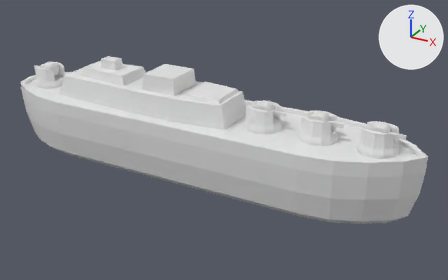
The Blender file FreeWill/assets/models/battle_ship.blend, before and after one commit.
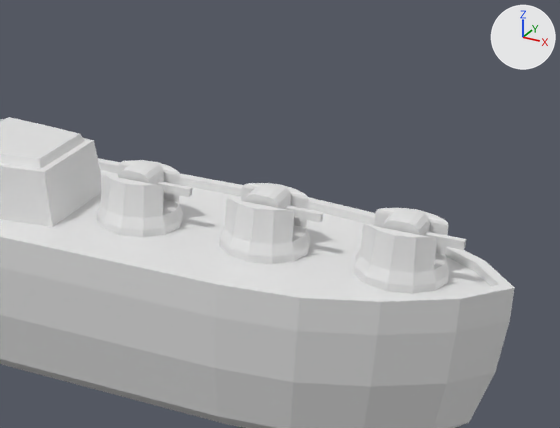
The first picture shows the older version from a camera (50 mm lens) standing at (6.19, -9.87, 5.21) and looking at (0.67, 0.16, 0.2). The close-ups show the older and then the newer version on the part from 45% to 100% of the width and 11% to 78% of the height of that picture. Only the edits that show in the close-ups are written down. Every picture has the same lights, and +X, +Y and +Z are marked at upper right.
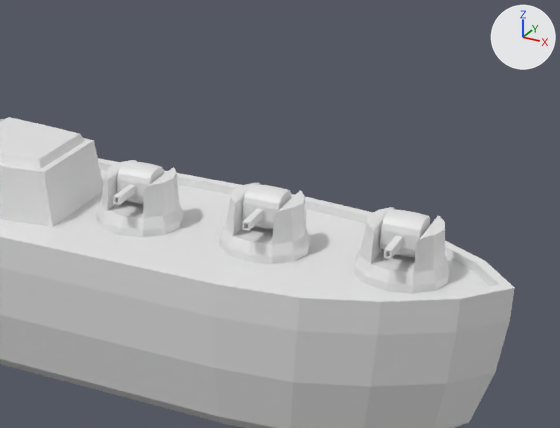
Location of each change, [x1, y1, x2, y2] in pixels of the close-ups (560 x 428 px; the box of a moved part takes in the faces that stretch with it):
'Cannon.002', turned: before [354, 208, 449, 294]; after [354, 207, 449, 294]
'Cube.004', turned: before [382, 208, 466, 250]; after [380, 209, 430, 259]
'Cube.003', turned: before [244, 183, 323, 222]; after [242, 184, 291, 231]
'Cube.002', turned: before [118, 160, 192, 197]; after [113, 161, 164, 205]
part 1 of me_circle, moved or reshaped: [101, 160, 183, 231] in both
part 2 of me_circle_001, moved or reshaped: before [226, 183, 310, 258]; after [228, 183, 310, 258]

What changed in the scene script:
```text
Change me_circle:
    where me_circle.from_pydata(...)  # 193 vertices, 112 faces; spans x -1.0..1.0, y -1.0..1.0, z 0.0..1.25
    used by ob_cannon; location = (1.6, 0.0, 0.7); scale = (0.36, 0.36, 0.36)
    me_circle part 1: the whole mesh is turned 90 degrees about the z axis through its middle
Change me_circle_001:
    where me_circle_001.from_pydata(...)  # 193 vertices, 112 faces; spans x -1.0..1.0, y -1.0..1.0, z 0.0..1.25
    used by ob_cannon_001; location = (2.7, 0.0, 0.7); scale = (0.36, 0.36, 0.36)
    me_circle_001 part 2: the whole mesh is turned 90 degrees about the z axis through its middle
Change me_circle_002:
    where me_circle_002.from_pydata(...)  # 193 vertices, 112 faces; spans x -1.0..1.0, y -1.0..1.0, z 0.0..1.25
    used by ob_cannon_002; location = (3.8, 0.0, 0.7); scale = (0.36, 0.36, 0.36)
    me_circle_002 part 3: the whole mesh is turned 90 degrees about the z axis through its middle
Change ob_cube_002:
    ob_cube_002.rotation_euler: (0.0, 0.0, 0.0) -> (0.0, 0.0, -1.571)  # degrees (0, 0, 0) -> degrees (0, 0, -90)
Change ob_cube_003:
    ob_cube_003.rotation_euler: (0.0, 0.0, 0.0) -> (0.0, 0.0, -1.571)  # degrees (0, 0, 0) -> degrees (0, 0, -90)
Change ob_cube_004:
    ob_cube_004.rotation_euler: (0.0, 0.0, 0.0) -> (0.0, 0.0, -1.571)  # degrees (0, 0, 0) -> degrees (0, 0, -90)
```
